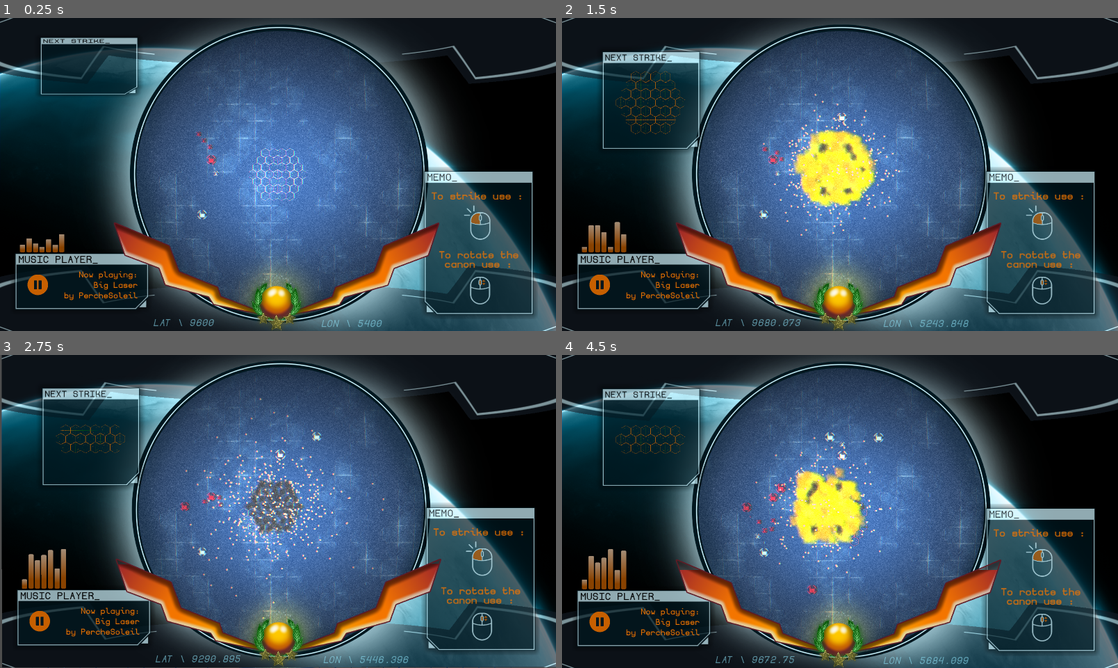
Above: before the commit, frames 1-4 (two rows, left to right).
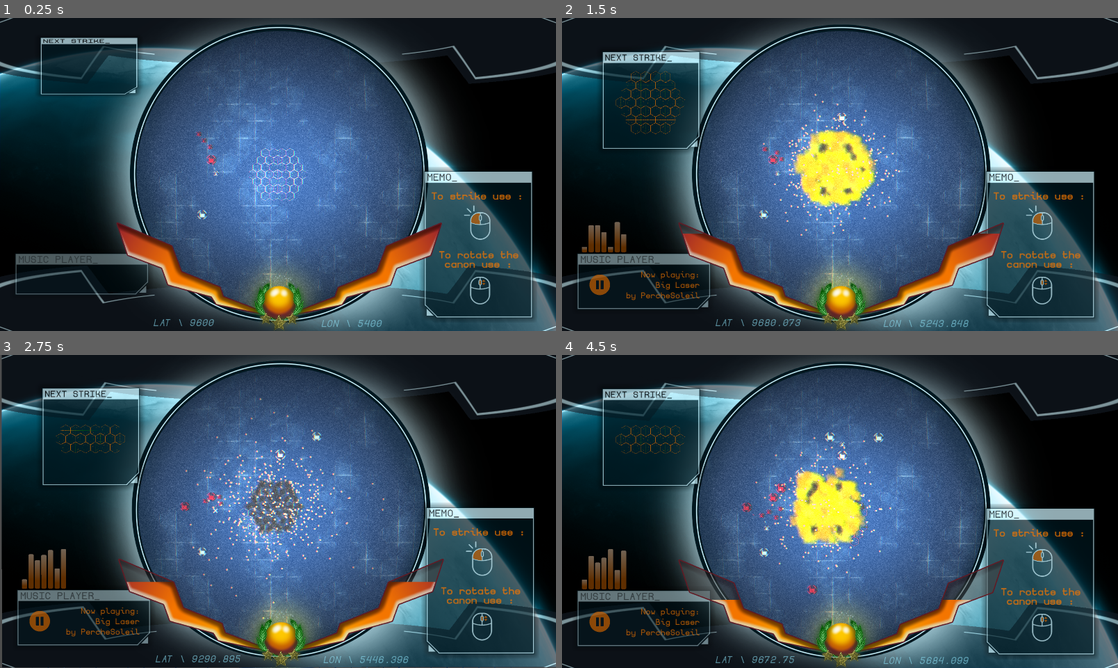
Above: after the commit, the same moments.

Repository: Rheyles/Semi-Surgical-Strike---GMTK2024
Game: Godot game, scene res://Scenes/Test/test.tscn
The game is run twice, just before and just after one commit, with the same random seed, the same clock (stepped at 60 frames per second) and the same inputs.
Inputs (mouse positions are in pixels of both pictures, inside the frame that each line leads up to):
- Up to frame 1 (0.25 s): no input
- Up to frame 2 (1.5 s): click (840, 174) at 0.6 s; move the mouse to (845, 168) at 1.27 s; right-click (845, 168) at 1.35 s
- Up to frame 3 (2.75 s): move the mouse to (266, 514) at 2.02 s; tap Mouse wheel down (Rotate_Down) at 2.1 s
- Up to frame 4 (4.5 s): move the mouse to (817, 520) at 2.77 s; tap Mouse wheel up (Rotate_Up) at 2.85 s; move the mouse to (828, 511) at 3.52 s; click (828, 511) at 3.6 s; move the mouse to (845, 520) at 4.27 s; right-click (845, 520) at 4.35 s

The runs differ from the first frame. In frame 1, 4.8% of the frame differs, in the area x 2-96%, y 49-100%; in frame 2, 4.7%; in frame 3, 5.2%; in frame 4, 5.9%, in the area x 2-96%, y 48-100%.

Commit message:
Minor updates

Diff:
--- a/Scenes/Test/test.tscn
+++ b/Scenes/Test/test.tscn
@@ -61,6 +61,14 @@
 [sub_resource type="CircleShape2D" id="CircleShape2D_ls518"]
 radius = 503.004
 
+[sub_resource type="Animation" id="Animation_skirg"]
+resource_name = "deploy_ui"
+
+[sub_resource type="AnimationLibrary" id="AnimationLibrary_cfm4p"]
+_data = {
+"deploy_ui": SubResource("Animation_skirg")
+}
+
 [sub_resource type="FastNoiseLite" id="FastNoiseLite_oxfgx"]
 frequency = 0.7305
 
@@ -84,6 +92,93 @@
 shader_parameter/scanlines_spacing = 1.0
 shader_parameter/noise_texture = SubResource("NoiseTexture2D_feloi")
 
+[sub_resource type="Animation" id="Animation_o6f4e"]
+resource_name = "appear"
+tracks/0/type = "value"
+tracks/0/imported = false
+tracks/0/enabled = true
+tracks/0/path = NodePath(".:size")
+tracks/0/interp = 1
+tracks/0/loop_wrap = true
+tracks/0/keys = {
+"times": PackedFloat32Array(0, 0.4),
+"transitions": PackedFloat32Array(1, 1),
+"update": 0,
+"values": [Vector2(1920, 0), Vector2(1920, 1080)]
+}
+tracks/1/type = "value"
+tracks/1/imported = false
+tracks/1/enabled = true
+tracks/1/path = NodePath(".:modulate")
+tracks/1/interp = 1
+tracks/1/loop_wrap = true
+tracks/1/keys = {
+"times": PackedFloat32Array(0, 0.2),
+"transitions": PackedFloat32Array(1, 1),
+"update": 0,
+"values": [Color(1, 1, 1, 0), Color(1, 1, 1, 0.694118)]
+}
+tracks/2/type = "value"
+tracks/2/imported = false
+tracks/2/enabled = true
+tracks/2/path = NodePath("next_pattern_visual:modulate")
+tracks/2/interp = 1
+tracks/2/loop_wrap = true
+tracks/2/keys = {
+"times": PackedFloat32Array(0.4, 0.7),
+"transitions": PackedFloat32Array(1, 1),
+"update": 0,
+"values": [Color(0.960784, 0.462745, 0, 0), Color(0.960784, 0.462745, 0, 1)]
+}
+
+[sub_resource type="Animation" id="Animation_d3fec"]
+length = 0.001
+tracks/0/type = "value"
+tracks/0/imported = false
+tracks/0/enabled = true
+tracks/0/path = NodePath(".:size")
+tracks/0/interp = 1
+tracks/0/loop_wrap = true
+tracks/0/keys = {
+"times": PackedFloat32Array(0),
+"transitions": PackedFloat32Array(1),
+"update": 0,
+"values": [Vector2(1920, 1080)]
+}
+tracks/1/type = "value"
+tracks/1/imported = false
+tracks/1/enabled = true
+tracks/1/path = NodePath(".:modulate")
+tracks/1/interp = 1
+tracks/1/loop_wrap = true
+tracks/1/keys = {
+"times": PackedFloat32Array(0),
+"transitions": PackedFloat32Array(1),
+"update": 0,
+"values": [Color(1, 1, 1, 0.694118)]
+}
+tracks/2/type = "value"
+tracks/2/imported = false
+tracks/2/enabled = true
+tracks/2/path = NodePath("next_pattern_visual:modulate")
+tracks/2/interp = 1
+tracks/2/loop_wrap = true
+tracks/2/keys = {
+"times": PackedFloat32Array(0),
+"transitions": PackedFloat32Array(1),
+"update": 0,
+"values": [Color(0.960784, 0.462745, 0, 1)]
+}
+
+[sub_resource type="AnimationLibrary" id="AnimationLibrary_prjic"]
+_data = {
+"RESET": SubResource("Animation_d3fec"),
+"appear": SubResource("Animation_o6f4e")
+}
+
+[sub_resource type="FontVariation" id="FontVariation_poo3n"]
+base_font = ExtResource("19_rggjf")
+
 [sub_resource type="Animation" id="Animation_ifwx0"]
 resource_name = "appear"
 tracks/0/type = "value"
@@ -96,7 +191,7 @@
 "times": PackedFloat32Array(0, 0.4),
 "transitions": PackedFloat32Array(1, 1),
 "update": 0,
-"values": [Vector2(1920, 0), Vector2(1920, 1080)]
+"values": [Vector2(407, 0), Vector2(407, 538)]
 }
 tracks/1/type = "value"
 tracks/1/imported = false
@@ -113,14 +208,14 @@
 tracks/2/type = "value"
 tracks/2/imported = false
 tracks/2/enabled = true
-tracks/2/path = NodePath("next_pattern_visual:modulate")
+tracks/2/path = NodePath("Content:modulate")
 tracks/2/interp = 1
 tracks/2/loop_wrap = true
 tracks/2/keys = {
 "times": PackedFloat32Array(0.4, 0.7),
 "transitions": PackedFloat32Array(1, 1),
 "update": 0,
-"values": [Color(0.960784, 0.462745, 0, 0), Color(0.960784, 0.462745, 0, 1)]
+"values": [Color(1, 1, 1, 0), Color(1, 1, 1, 1)]
 }
 
 [sub_resource type="Animation" id="Animation_jfsw6"]
@@ -135,7 +230,7 @@
 "times": PackedFloat32Array(0),
 "transitions": PackedFloat32Array(1),
 "update": 0,
-"values": [Vector2(1920, 1080)]
+"values": [Vector2(407, 538)]
 }
 tracks/1/type = "value"
 tracks/1/imported = false
@@ -152,14 +247,14 @@
 tracks/2/type = "value"
 tracks/2/imported = false
 tracks/2/enabled = true
-tracks/2/path = NodePath("next_pattern_visual:modulate")
+tracks/2/path = NodePath("Content:modulate")
 tracks/2/interp = 1
 tracks/2/loop_wrap = true
 tracks/2/keys = {
 "times": PackedFloat32Array(0),
 "transitions": PackedFloat32Array(1),
 "update": 0,
-"values": [Color(0.960784, 0.462745, 0, 1)]
+"values": [Color(1, 1, 1, 1)]
 }
 
 [sub_resource type="AnimationLibrary" id="AnimationLibrary_ijlsy"]
@@ -167,9 +262,6 @@
 "RESET": SubResource("Animation_jfsw6"),
 "appear": SubResource("Animation_ifwx0")
 }
-
-[sub_resource type="FontVariation" id="FontVariation_poo3n"]
-base_font = ExtResource("19_rggjf")
 
 [sub_resource type="Animation" id="Animation_gtf36"]
 resource_name = "idle"
@@ -265,6 +357,128 @@
 "idle": SubResource("Animation_gtf36")
 }
 
+[sub_resource type="Animation" id="Animation_4m12a"]
+resource_name = "appear"
+tracks/0/type = "value"
+tracks/0/imported = false
+tracks/0/enabled = true
+tracks/0/path = NodePath("MusicPlayer:size")
+tracks/0/interp = 1
+tracks/0/loop_wrap = true
+tracks/0/keys = {
+"times": PackedFloat32Array(0, 0.3),
+"transitions": PackedFloat32Array(1, 1),
+"update": 0,
+"values": [Vector2(494, 0), Vector2(494, 226)]
+}
+tracks/1/type = "value"
+tracks/1/imported = false
+tracks/1/enabled = true
+tracks/1/path = NodePath(".:modulate")
+tracks/1/interp = 1
+tracks/1/loop_wrap = true
+tracks/1/keys = {
+"times": PackedFloat32Array(0, 0.3),
+"transitions": PackedFloat32Array(1, 1),
+"update": 0,
+"values": [Color(1, 1, 1, 0), Color(1, 1, 1, 0.694118)]
+}
+tracks/2/type = "value"
+tracks/2/imported = false
+tracks/2/enabled = true
+tracks/2/path = NodePath("AudioBars:modulate")
+tracks/2/interp = 1
+tracks/2/loop_wrap = true
+tracks/2/keys = {
+"times": PackedFloat32Array(0.3, 0.7),
+"transitions": PackedFloat32Array(1, 1),
+"update": 0,
+"values": [Color(1, 1, 1, 0), Color(1, 1, 1, 0.694118)]
+}
+tracks/3/type = "value"
+tracks/3/imported = false
+tracks/3/enabled = true
+tracks/3/path = NodePath("Content:modulate")
+tracks/3/interp = 1
+tracks/3/loop_wrap = true
+tracks/3/keys = {
+"times": PackedFloat32Array(0.3, 0.7),
+"transitions": PackedFloat32Array(1, 1),
+"update": 0,
+"values": [Color(1, 1, 1, 0), Color(1, 1, 1, 1)]
+}
+tracks/4/type = "method"
+tracks/4/imported = false
+tracks/4/enabled = true
+tracks/4/path = NodePath("AudioBars/AnimationPlayer")
+tracks/4/interp = 1
+tracks/4/loop_wrap = true
+tracks/4/keys = {
+"times": PackedFloat32Array(0.3),
+"transitions": PackedFloat32Array(1),
+"values": [{
+"args": ["idle", -1, 1.0, false],
+"method": &"play"
+}]
+}
+
+[sub_resource type="Animation" id="Animation_3n76m"]
+length = 0.001
+tracks/0/type = "value"
+tracks/0/imported = false
+tracks/0/enabled = true
+tracks/0/path = NodePath("MusicPlayer:size")
+tracks/0/interp = 1
+tracks/0/loop_wrap = true
+tracks/0/keys = {
+"times": PackedFloat32Array(0),
+"transitions": PackedFloat32Array(1),
+"update": 0,
+"values": [Vector2(494, 226)]
+}
+tracks/1/type = "value"
+tracks/1/imported = false
+tracks/1/enabled = true
+tracks/1/path = NodePath(".:modulate")
+tracks/1/interp = 1
+tracks/1/loop_wrap = true
+tracks/1/keys = {
+"times": PackedFloat32Array(0),
+"transitions": PackedFloat32Array(1),
+"update": 0,
+"values": [Color(1, 1, 1, 1)]
+}
+tracks/2/type = "value"
+tracks/2/imported = false
+tracks/2/enabled = true
+tracks/2/path = NodePath("AudioBars:modulate")
+tracks/2/interp = 1
+tracks/2/loop_wrap = true
+tracks/2/keys = {
+"times": PackedFloat32Array(0),
+"transitions": PackedFloat32Array(1),
+"update": 0,
+"values": [Color(1, 1, 1, 0.694118)]
+}
+tracks/3/type = "value"
+tracks/3/imported = false
+tracks/3/enabled = true
+tracks/3/path = NodePath("Content:modulate")
+tracks/3/interp = 1
+tracks/3/loop_wrap = true
+tracks/3/keys = {
+"times": PackedFloat32Array(0),
+"transitions": PackedFloat32Array(1),
+"update": 0,
+"values": [Color(1, 1, 1, 0.694118)]
+}
+
+[sub_resource type="AnimationLibrary" id="AnimationLibrary_0j8bj"]
+_data = {
+"RESET": SubResource("Animation_3n76m"),
+"appear": SubResource("Animation_4m12a")
+}
+
 [sub_resource type="Animation" id="Animation_lrflb"]
 length = 0.001
 tracks/0/type = "value"
@@ -410,6 +624,11 @@
 grow_vertical = 2
 script = ExtResource("11_venl4")
 
+[node name="AnimationPlayer" type="AnimationPlayer" parent="UI/Control"]
+libraries = {
+"": SubResource("AnimationLibrary_cfm4p")
+}
+
 [node name="MapDistortion" type="ColorRect" parent="UI/Control"]
 material = SubResource("ShaderMaterial_6dn6t")
 layout_mode = 1
@@ -480,7 +699,7 @@
 
 [node name="AnimationPlayer" type="AnimationPlayer" parent="UI/Control/NextStrike"]
 libraries = {
-"": SubResource("AnimationLibrary_ijlsy")
+"": SubResource("AnimationLibrary_prjic")
 }
 
 [node name="Memo" type="NinePatchRect" parent="UI/Control"]
@@ -488,8 +707,8 @@
 layout_mode = 2
 offset_left = 1448.0
 offset_top = 513.0
-offset_right = 1857.0
-offset_bottom = 1039.0
+offset_right = 1855.0
+offset_bottom = 1051.0
 texture = ExtResource("18_5ci8y")
 region_rect = Rect2(5, 5, 370, 369)
 patch_margin_left = 78
@@ -509,7 +728,12 @@
 theme_override_font_sizes/font_size = 40
 text = "MEMO_"
 
-[node name="Command1" type="Label" parent="UI/Control/Memo"]
+[node name="Content" type="Control" parent="UI/Control/Memo"]
+anchors_preset = 0
+offset_right = 40.0
+offset_bottom = 40.0
+
+[node name="Command1" type="Label" parent="UI/Control/Memo/Content"]
 layout_mode = 1
 offset_left = 26.0
 offset_top = 81.0
@@ -523,7 +747,7 @@
 text = "To strike use :"
 horizontal_alignment = 1
 
-[node name="TextureRect" type="TextureRect" parent="UI/Control/Memo"]
+[node name="TextureRect" type="TextureRect" parent="UI/Control/Memo/Content"]
 layout_mode = 0
 offset_left = 150.0
 offset_top = 133.0
@@ -532,7 +756,7 @@
 texture = ExtResource("20_viy54")
 expand_mode = 1
 
-[node name="Command2" type="Label" parent="UI/Control/Memo"]
+[node name="Command2" type="Label" parent="UI/Control/Memo/Content"]
 layout_mode = 1
 offset_left = 26.0
 offset_top = 278.0
@@ -549,7 +773,7 @@
 vertical_alignment = 1
 autowrap_mode = 2
 
-[node name="TextureRect2" type="TextureRect" parent="UI/Control/Memo"]
+[node name="TextureRect2" type="TextureRect" parent="UI/Control/Memo/Content"]
 layout_mode = 0
 offset_left = 171.0
 offset_top = 379.0
@@ -558,6 +782,11 @@
 texture = ExtResource("21_ylq0g")
 expand_mode = 1
 
+[node name="AnimationPlayer" type="AnimationPlayer" parent="UI/Control/Memo"]
+libraries = {
+"": SubResource("AnimationLibrary_ijlsy")
+}
+
 [node name="Music Player" type="Control" parent="UI/Control"]
 layout_mode = 1
 anchors_preset = 15
@@ -566,7 +795,7 @@
 offset_left = 38.0
 offset_top = 71.0
 offset_right = 38.0
-offset_bottom = 71.0
+offset_bottom = 111.0
 grow_horizontal = 2
 grow_vertical = 2
 
@@ -587,6 +816,7 @@
 axis_stretch_horizontal = 2
 
 [node name="Title" type="Label" parent="UI/Control/Music Player"]
+modulate = Color(1, 1, 1, 0.694118)
 layout_mode = 1
 offset_left = 25.0
 offset_top = 742.0
@@ -597,7 +827,13 @@
 theme_override_font_sizes/font_size = 40
 text = "MUSIC PLAYER_"
 
-[node name="Legend" type="Label" parent="UI/Control/Music Player"]
+[node name="Content" type="Control" parent="UI/Control/Music Player"]
+modulate = Color(1, 1, 1, 0.694118)
+anchors_preset = 0
+offset_right = 40.0
+offset_bottom = 40.0
+
+[node name="Legend" type="Label" parent="UI/Control/Music Player/Content"]
 layout_mode = 0
 offset_left = 84.0
 offset_top = 798.0
@@ -612,7 +848,7 @@
 by PercheSoleil"
 horizontal_alignment = 2
 
-[node name="TextureRect" type="TextureRect" parent="UI/Control/Music Player"]
+[node name="TextureRect" type="TextureRect" parent="UI/Control/Music Player/Content"]
 layout_mode = 0
 offset_left = 57.0
 offset_top = 814.0
@@ -705,14 +941,19 @@
 "": SubResource("AnimationLibrary_wls6v")
 }
 
+[node name="AnimationPlayer" type="AnimationPlayer" parent="UI/Control/Music Player"]
+libraries = {
+"": SubResource("AnimationLibrary_0j8bj")
+}
+
 [node name="WinJauge" type="Control" parent="UI/Control"]
 layout_mode = 1
 anchors_preset = 15
 anchor_right = 1.0
 anchor_bottom = 1.0
-offset_left = 7.0
+offset_left = 16.0
 offset_top = 4.0
-offset_right = 7.0
+offset_right = 16.0
 offset_bottom = 4.0
 grow_horizontal = 2
 grow_vertical = 2
@@ -735,7 +976,7 @@
 anchor_right = 1.0
 anchor_bottom = 1.0
 offset_left = 371.0
-offset_top = 692.0
+offset_top = 684.0
 offset_right = -372.0
 offset_bottom = -1.0
 grow_horizontal = 2
--- a/Scenes/UI/MainUI.gd
+++ b/Scenes/UI/MainUI.gd
@@ -6,3 +6,4 @@
 	$"Music Player/AudioBars/AnimationPlayer".play("idle")
 	$WinJauge/AnimationPlayer.play("idle")
 	$NextStrike/AnimationPlayer.play("appear")
+	$"Music Player/AnimationPlayer".play("appear")
--- a/Scenes/UI/WinJauge.gd
+++ b/Scenes/UI/WinJauge.gd
@@ -2,12 +2,26 @@
 
 @onready var jauge_mask = $JaugeMask
 
+var MAX_SIZE_Y = 389.0
+var MIN_SIZE_Y = 53.0
+var MAX_POS_Y = 698.0
+var MIN_POS_Y = 1026.0
+
+var monitored_variable : float = 100.0
+
 # Called when the node enters the scene tree for the first time.
 func _ready():
-	pass # Replace with function body.
-
+	#MAX_SIZE_Y = 1177.0
+	#MAX_POS_Y = 698.0
+	pass
 
 # Called every frame. 'delta' is the elapsed time since the previous frame.
 func _process(delta):
-	jauge_mask.size.y -= delta * 10
-	jauge_mask.position.y +=  delta * 10
+	monitored_variable -= delta * 10
+	monitored_variable = clamp(monitored_variable, 0.0,100.0)
+	update_display()
+
+func update_display():
+	var diff_y = monitored_variable * (MAX_SIZE_Y-MIN_SIZE_Y) / 100.0
+	jauge_mask.size.y = MIN_SIZE_Y + diff_y
+	jauge_mask.position.y = MIN_POS_Y - diff_y
--- a/Scenes/base_city/base_city.gd
+++ b/Scenes/base_city/base_city.gd
@@ -9,6 +9,8 @@
 # Called when the node enters the scene tree for the first time.
 func _ready():
 	modulate = DATA.team_color[TEAM]
+	$Art.visible = true
+	$Cross.visible = false
 	$Art/AnimationPlayer.play("idle")
 	$NavigationObstacle2D.radius = $CollisionShape2D.shape.radius
 
@@ -18,6 +20,8 @@
 	pass
 
 func destroy():
+	$AnimationPlayer.play("death")
+	await $AnimationPlayer.animation_finished
 	queue_free()
 
 ### LOGIC
--- a/Scenes/base_city/base_city.tscn
+++ b/Scenes/base_city/base_city.tscn
@@ -10,6 +10,7 @@
 [ext_resource type="Texture2D" uid="uid://cusg415dvvmt2" path="res://Ressources/Sprites/light.png" id="5_46emf"]
 [ext_resource type="PackedScene" uid="uid://c1i11btexox5i" path="res://Scenes/projectiles/base_projectile.tscn" id="5_y4m43"]
 [ext_resource type="PackedScene" uid="uid://ta3blwa24sqb" path="res://Scenes/basic_components/factory_component.tscn" id="6_hxf1v"]
+[ext_resource type="Texture2D" uid="uid://dp1d2wjl5lgwe" path="res://Ressources/Sprites/Units/cross.png" id="6_ikl6y"]
 
 [sub_resource type="Animation" id="Animation_xn7aq"]
 resource_name = "idle"
@@ -38,6 +39,90 @@
 
 [sub_resource type="CircleShape2D" id="CircleShape2D_21fqf"]
 radius = 83.0963
+
+[sub_resource type="Animation" id="Animation_f4at0"]
+resource_name = "death"
+tracks/0/type = "value"
+tracks/0/imported = false
+tracks/0/enabled = true
+tracks/0/path = NodePath("Art:visible")
+tracks/0/interp = 1
+tracks/0/loop_wrap = true
+tracks/0/keys = {
+"times": PackedFloat32Array(0),
+"transitions": PackedFloat32Array(1),
+"update": 1,
+"values": [false]
+}
+tracks/1/type = "value"
+tracks/1/imported = false
+tracks/1/enabled = true
+tracks/1/path = NodePath("Cross:visible")
+tracks/1/interp = 1
+tracks/1/loop_wrap = true
+tracks/1/keys = {
+"times": PackedFloat32Array(0),
+"transitions": PackedFloat32Array(1),
+"update": 1,
+"values": [true]
+}
+tracks/2/type = "value"
+tracks/2/imported = false
+tracks/2/enabled = true
+tracks/2/path = NodePath("Cross:modulate")
+tracks/2/interp = 1
+tracks/2/loop_wrap = true
+tracks/2/keys = {
+"times": PackedFloat32Array(0, 1),
+"transitions": PackedFloat32Array(1, 1),
+"update": 0,
+"values": [Color(1, 1, 1, 0.901961), Color(1, 1, 1, 0)]
+}
+
+[sub_resource type="Animation" id="Animation_s2vfh"]
+length = 0.001
+tracks/0/type = "value"
+tracks/0/imported = false
+tracks/0/enabled = true
+tracks/0/path = NodePath("Art:visible")
+tracks/0/interp = 1
+tracks/0/loop_wrap = true
+tracks/0/keys = {
+"times": PackedFloat32Array(0),
+"transitions": PackedFloat32Array(1),
+"update": 1,
+"values": [true]
+}
+tracks/1/type = "value"
+tracks/1/imported = false
+tracks/1/enabled = true
+tracks/1/path = NodePath("Cross:visible")
+tracks/1/interp = 1
+tracks/1/loop_wrap = true
+tracks/1/keys = {
+"times": PackedFloat32Array(0),
+"transitions": PackedFloat32Array(1),
+"update": 1,
+"values": [true]
+}
+tracks/2/type = "value"
+tracks/2/imported = false
+tracks/2/enabled = true
+tracks/2/path = NodePath("Cross:modulate")
+tracks/2/interp = 1
+tracks/2/loop_wrap = true
+tracks/2/keys = {
+"times": PackedFloat32Array(0),
+"transitions": PackedFloat32Array(1),
+"update": 0,
+"values": [Color(1, 1, 1, 0.631373)]
+}
+
+[sub_resource type="AnimationLibrary" id="AnimationLibrary_vrlga"]
+_data = {
+"RESET": SubResource("Animation_s2vfh"),
+"death": SubResource("Animation_f4at0")
+}
 
 [node name="BaseCity" type="StaticBody2D"]
 script = ExtResource("1_65fsf")
@@ -69,6 +154,11 @@
 "": SubResource("AnimationLibrary_yhw6s")
 }
 
+[node name="Cross" type="Sprite2D" parent="."]
+modulate = Color(1, 1, 1, 0.631373)
+scale = Vector2(0.047, 0.047)
+texture = ExtResource("6_ikl6y")
+
 [node name="CollisionShape2D" type="CollisionShape2D" parent="."]
 visible = false
 shape = SubResource("CircleShape2D_plehk")
@@ -92,3 +182,8 @@
 [node name="FactoryComponent" parent="." instance=ExtResource("6_hxf1v")]
 target_scene = ExtResource("2_v1arg")
 COOLDOWN = 3.0
+
+[node name="AnimationPlayer" type="AnimationPlayer" parent="."]
+libraries = {
+"": SubResource("AnimationLibrary_vrlga")
+}
--- a/Scenes/base_unit/base_unit.gd
+++ b/Scenes/base_unit/base_unit.gd
@@ -32,6 +32,8 @@
 	modulate = DATA.team_color[TEAM]
 
 	$Art/AnimationPlayer.play("idle")
+	$Art.visible = true
+	$Cross.visible = false
 
 	attack_radius = attack_component.radius
 	vision_radius = $VisionZone/CollisionShape2D.shape.radius
@@ -77,6 +79,8 @@
 			#move_and_slide()
 
 func destroy():
+	$AnimationPlayer.play("death")
+	await $AnimationPlayer.animation_finished
 	queue_free()
 
 ### LOGIC
@@ -96,7 +100,7 @@
 	var angle = rng.randf_range(0, 2 * PI)
 	var wander_direction = (Vector2.ONE * wandering_zone.shape.radius).rotated(angle)
 	wandering_target = global_position + wander_direction
-	wandering_timer.start()
+	wandering_timer.start(rng.randf_range(wandering_timer.wait_time*0.9,wandering_timer.wait_time*1.2))
 
 ### SIGNAL RESPONSES
 
--- a/Scenes/base_unit/base_unit.tscn
+++ b/Scenes/base_unit/base_unit.tscn
@@ -8,6 +8,7 @@
 [ext_resource type="PackedScene" uid="uid://4pibc52li4jo" path="res://Scenes/basic_components/attack_component.tscn" id="3_qg651"]
 [ext_resource type="PackedScene" uid="uid://c1i11btexox5i" path="res://Scenes/projectiles/base_projectile.tscn" id="4_8dojy"]
 [ext_resource type="Texture2D" uid="uid://cusg415dvvmt2" path="res://Ressources/Sprites/light.png" id="5_s845g"]
+[ext_resource type="Texture2D" uid="uid://dp1d2wjl5lgwe" path="res://Ressources/Sprites/Units/cross.png" id="6_fujnb"]
 
 [sub_resource type="Animation" id="Animation_xn7aq"]
 resource_name = "idle"
@@ -43,11 +44,72 @@
 [sub_resource type="CircleShape2D" id="CircleShape2D_58jmq"]
 radius = 50.2494
 
+[sub_resource type="Animation" id="Animation_6p4jc"]
+resource_name = "death"
+tracks/0/type = "value"
+tracks/0/imported = false
+tracks/0/enabled = true
+tracks/0/path = NodePath("Art:visible")
+tracks/0/interp = 1
+tracks/0/loop_wrap = true
+tracks/0/keys = {
+"times": PackedFloat32Array(0),
+"transitions": PackedFloat32Array(1),
+"update": 1,
+"values": [false]
+}
+tracks/1/type = "value"
+tracks/1/imported = false
+tracks/1/enabled = true
+tracks/1/path = NodePath("Cross:visible")
+tracks/1/interp = 1
+tracks/1/loop_wrap = true
+tracks/1/keys = {
+"times": PackedFloat32Array(0),
+"transitions": PackedFloat32Array(1),
+"update": 1,
+"values": [true]
+}
+tracks/2/type = "value"
+tracks/2/imported = false
+tracks/2/enabled = true
+tracks/2/path = NodePath("Cross:modulate")
+tracks/2/interp = 1
+tracks/2/loop_wrap = true
+tracks/2/keys = {
+"times": PackedFloat32Array(0, 1),
+"transitions": PackedFloat32Array(1, 1),
+"update": 0,
+"values": [Color(1, 1, 1, 0.901961), Color(1, 1, 1, 0)]
+}
+
+[sub_resource type="Animation" id="Animation_t30pn"]
+length = 0.001
+tracks/0/type = "value"
+tracks/0/imported = false
+tracks/0/enabled = true
+tracks/0/path = NodePath("Cross:modulate")
+tracks/0/interp = 1
+tracks/0/loop_wrap = true
+tracks/0/keys = {
+"times": PackedFloat32Array(0),
+"transitions": PackedFloat32Array(1),
+"update": 0,
+"values": [Color(1, 1, 1, 0.901961)]
+}
+
+[sub_resource type="AnimationLibrary" id="AnimationLibrary_2droa"]
+_data = {
+"RESET": SubResource("Animation_t30pn"),
+"death": SubResource("Animation_6p4jc")
+}
+
 [node name="BaseUnit" type="CharacterBody2D"]
 motion_mode = 1
 script = ExtResource("1_wfj7a")
 
 [node name="Art" type="Node2D" parent="."]
+visible = false
 modulate = Color(1, 1, 1, 0.901961)
 position = Vector2(-1.19209e-07, 0)
 scale = Vector2(0.047, 0.047)
@@ -73,6 +135,11 @@
 libraries = {
 "": SubResource("AnimationLibrary_yhw6s")
 }
+
+[node name="Cross" type="Sprite2D" parent="."]
+modulate = Color(1, 1, 1, 0.901961)
+scale = Vector2(0.047, 0.047)
+texture = ExtResource("6_fujnb")
 
 [node name="CollisionShape2D" type="CollisionShape2D" parent="."]
 visible = false
@@ -108,3 +175,8 @@
 [node name="CollisionShape2D" type="CollisionShape2D" parent="AttackComponent"]
 visible = false
 shape = SubResource("CircleShape2D_58jmq")
+
+[node name="AnimationPlayer" type="AnimationPlayer" parent="."]
+libraries = {
+"": SubResource("AnimationLibrary_2droa")
+}
Binary file added: Ressources/Sprites/Units/cross.png
Not shown, added: Ressources/Sprites/Units/cross.png.import
Not shown: 1 places in Scenes/Test/test.tscn that only renumber resources
Not shown: 1 places in Scenes/base_city/base_city.tscn that only renumber resources
Not shown: 1 places in Scenes/base_unit/base_unit.tscn that only renumber resources
Not shown, changed: export_presets.cfg
Not shown, changed: Ressources/Sprites/Units/units.kra
Not shown, changed: Ressources/Sprites/Units/units.kra~
